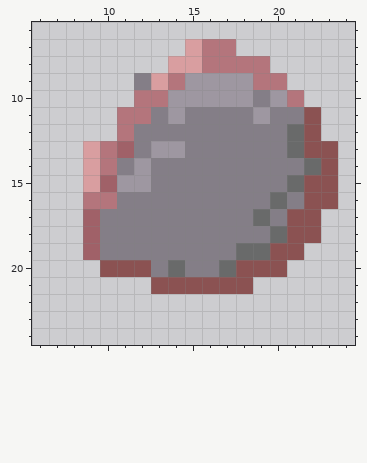
Pixel-art sprite, stored at Assets/Sprites/Enemy/goblin/Rock golbin.png. The picture above is the old version.
The file is 32x32 pixels. Shown: x 6..24, y 6..24.
Now the later version:
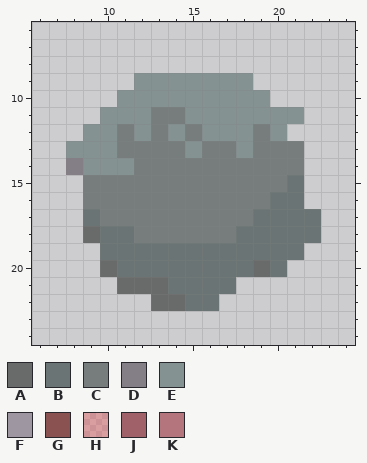
Palette (. is transparent): A #696a6a  B #6a7474  C #777d7d  D #847e87  E #859292  F #9e97a1  G #8b5252  H #ff00003b  J #a06168  K #b4757c
Edits made:
@@ x 6..24 @@
  6 ...................
- 7 .........HKK.......
- 8 ........HHKKKK.....
- 9 ......DHKFFFFKK....
-10 ......KKFFFFFDFK...
-11 .....KKDFDDDDFDDG..
-12 .....KDDDDDDDDDAG..
-13 ...HKJDFFDDDDDDAGG.
-14 ...HKDFDDDDDDDDDAG.
-15 ...HJFFDDDDDDDDAGG.
-16 ...KKDDDDDDDDDADGG.
-17 ...JDDDDDDDDDADGG..
-18 ...JDDDDDDDDDDAGG..
-19 ...JDDDDDDDDAAGG...
-20 ....GGGDADDAGGG....
-21 .......GGGGGG......
-22 ...................
+ 7 ...................
+ 8 ...................
+ 9 ......EEEEEEE......
+10 .....EEEEEEEEE.....
+11 ....EEECCEEEEEEE...
+12 ...EECECECEEECE....
+13 ..EEECCCCECCECCC...
+14 ..DEEECCCCCCCCCC...
+15 ...CCCCCCCCCCCCB...
+16 ...CCCCCCCCCCCBB...
+17 ...BCCCCCCCCCBBBB..
+18 ...ABBCCCCCCBBBBB..
+19 ....BBBBBBBBBBBB...
+20 ....ABBBBBBBBAB....
+21 .....AAABBBB.......
+22 .......AABB........
 23 ...................
Where, in picture pixels (left, top, right, bottom), the same in both pictures:
changed: (66, 39, 338, 311)
